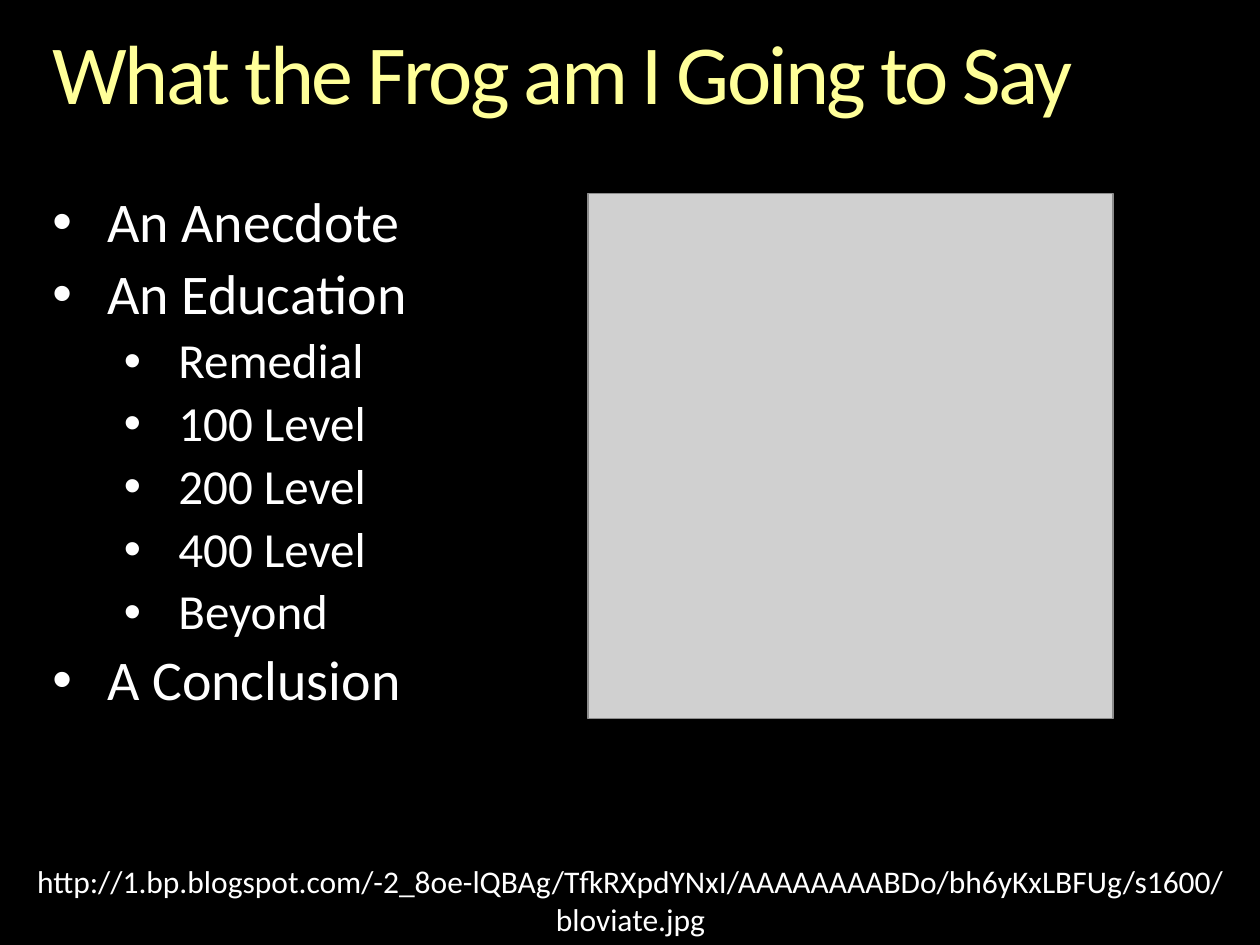
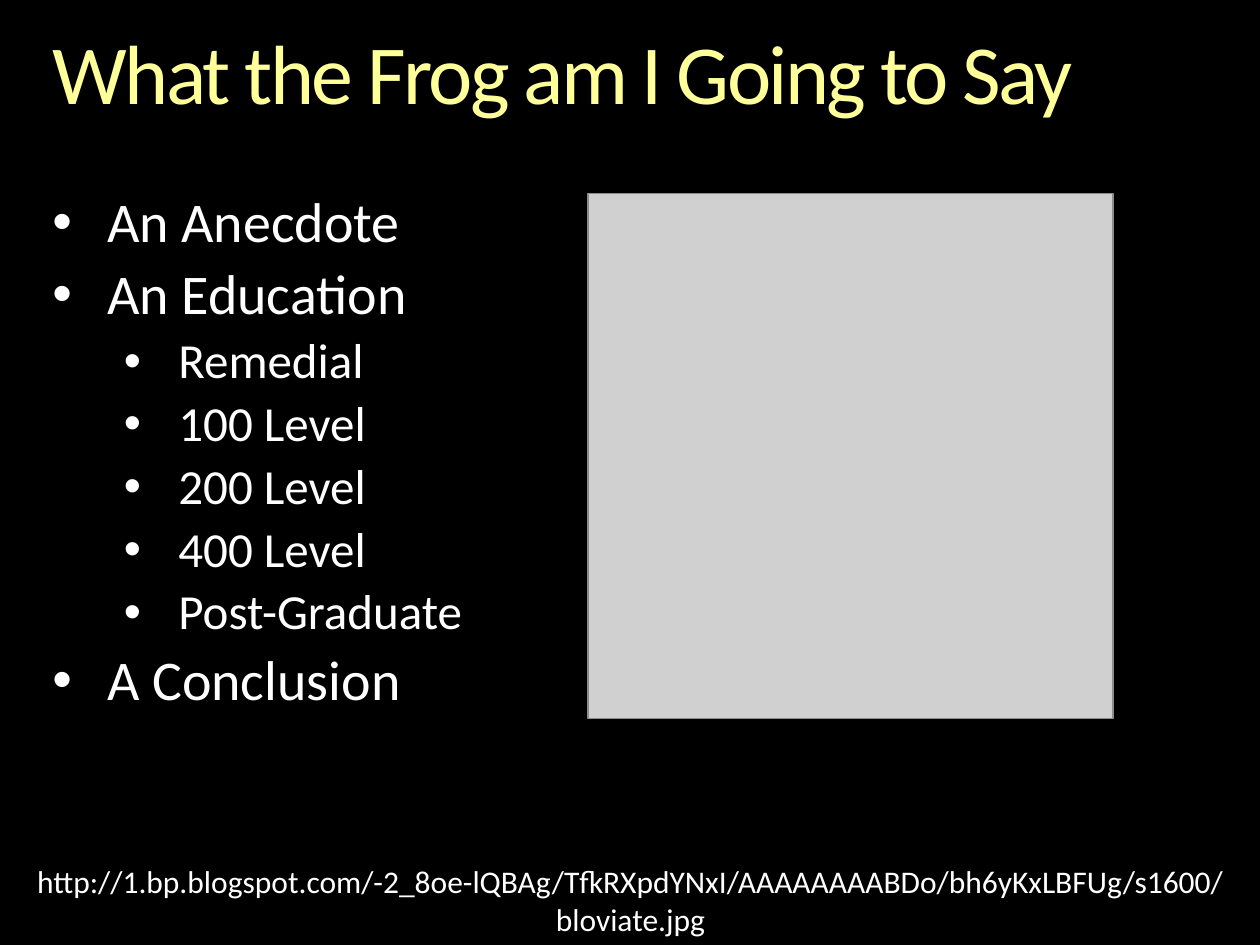
Before and after one commit to WalkingDisaster/Sessions, a slide deck: slide 2 of 2015-01_Codemash/The Silver Lining.pptx. Drawn at 1260x945 pixels with LibreOffice and Linux fonts; fonts in the diff are those of the drawing; grey boxes stand for pictures; background and template pictures are left out. Boxes give left, top, right and bottom in pixels: in the first picture for what was removed or moved away, otherwise in the second. Text is boxed around its words. In the diff, an @@ line names an element or a change of style, - is before the commit and + after.

```diff
--- a/2015-01_Codemash/The Silver Lining.pptx
+++ b/2015-01_Codemash/The Silver Lining.pptx
@@ text at <box>178,595,462,630</box>: text changed @@
-  • Beyond
+  • Post-Graduate
```
Also in this commit, not shown: 2 other slides changed.
